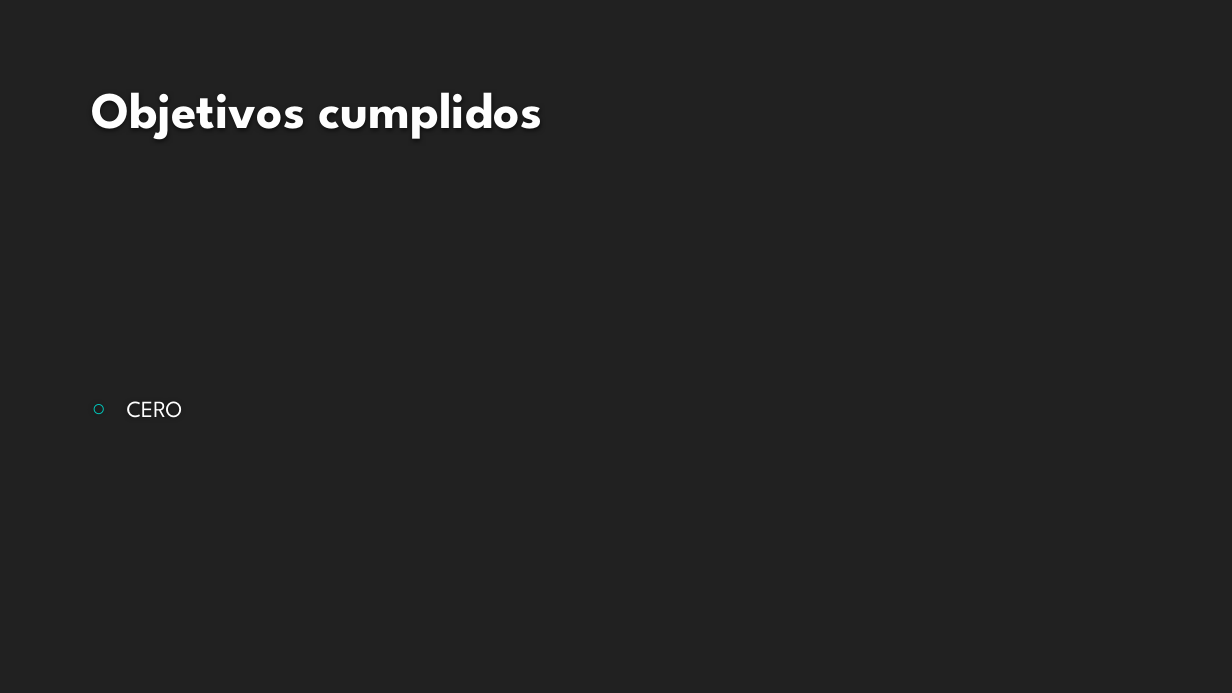
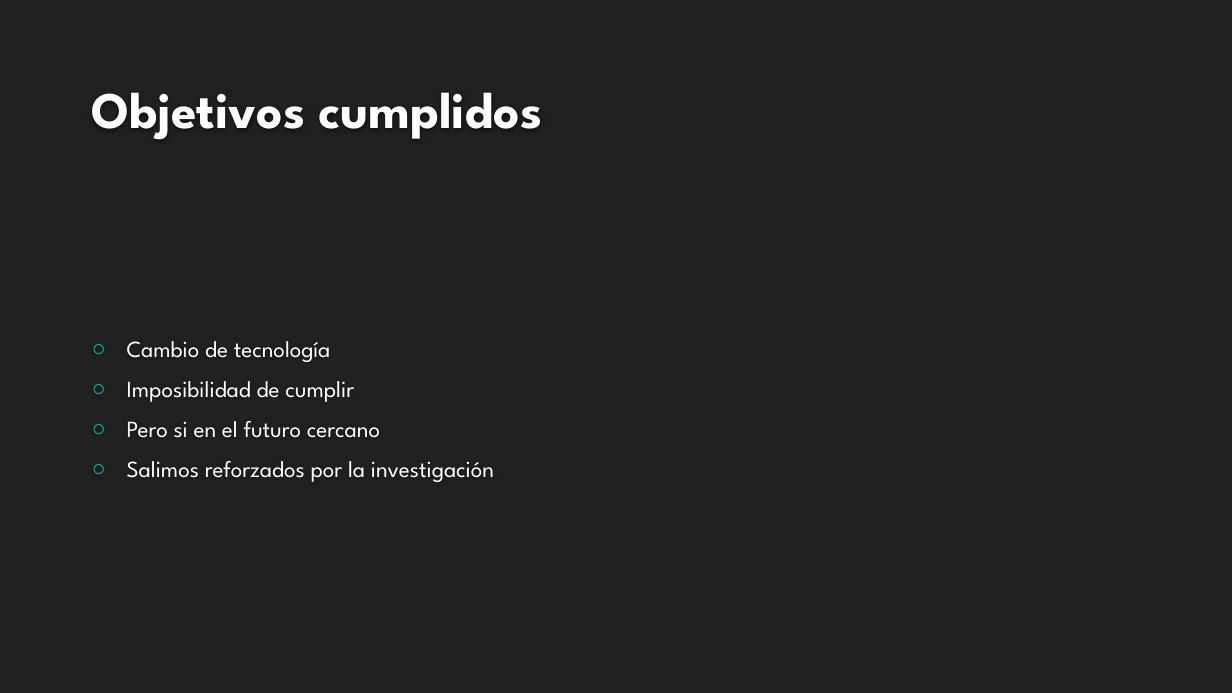
Before and after one commit to ABPMultimediaUA/SchoolApp, a slide deck: slide 6 of Desarrollo/SDM/MemoriaABP 16Ene/PresentaciónSDM.pptx. Drawn at 1232x693 pixels with LibreOffice and Linux fonts; fonts in the diff are those of the drawing; background and template pictures are left out. Boxes give left, top, right and bottom in pixels: in the first picture for what was removed or moved away, otherwise in the second. Text is boxed around its words. In the diff, an @@ line names an element or a change of style, - is before the commit and + after.

Commit message:
New presentacion

```diff
--- a/Desarrollo/SDM/MemoriaABP 16Ene/PresentaciónSDM.pptx
+++ b/Desarrollo/SDM/MemoriaABP 16Ene/PresentaciónSDM.pptx
@@ text at bbox=[127, 341, 494, 482]: text changed @@
-○ CERO
+○ Cambio de tecnología
+○ Imposibilidad de cumplir
+○ Pero si en el futuro cercano
+○ Salimos reforzados por la investigación
```
Also in this commit, not shown: 1 other slide changed, 1 slide removed.
